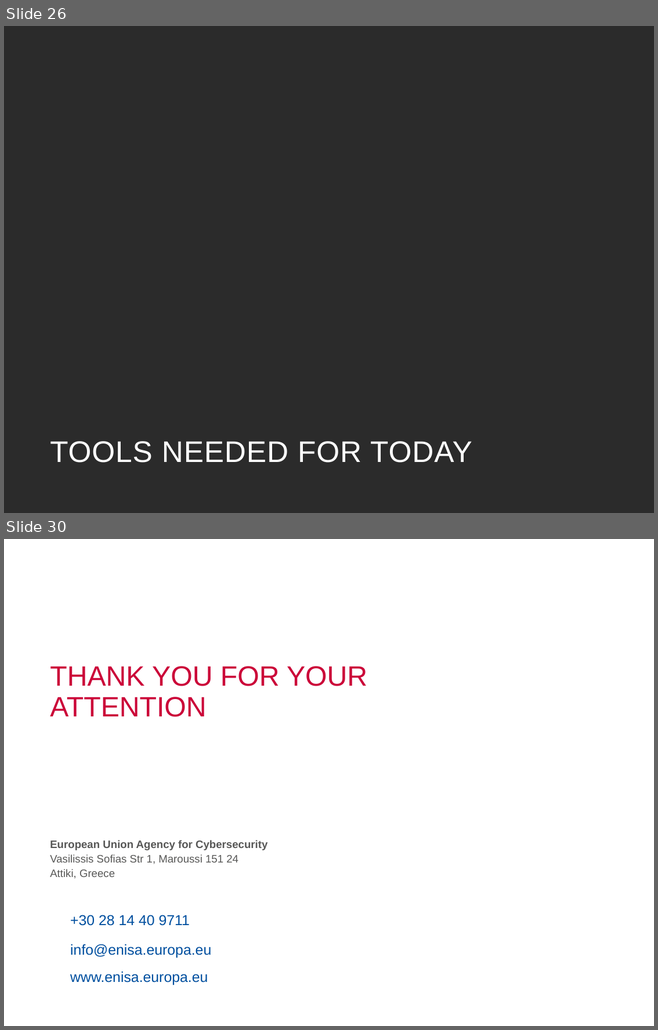
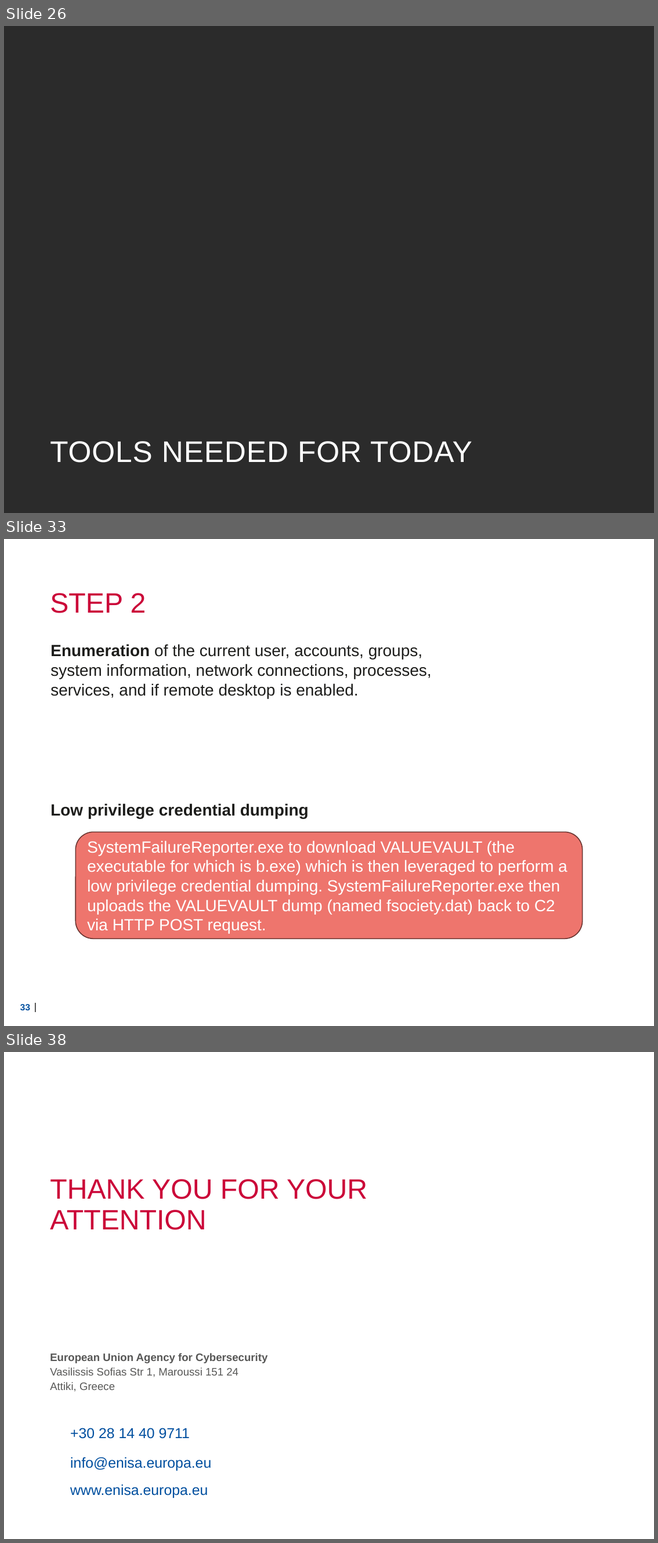
Before and after one commit to Lensver65/ESDC-BP, a slide deck: Cyber exercise.pptx. Shown one above the other, each under a label of ours: slides 26 and 30 before the commit, slides 26, 33 and 38 after it; the slides between them are not shown. The pictures are 658x1030 and 658x1543 pixels, drawn with LibreOffice and Linux fonts; fonts in the diff are those of the drawing; background and template pictures are left out; a plain dark background stands for a picture behind light text. Boxes give left, top, right and bottom in pixels: in the first picture for what was removed or moved away, otherwise in the second. Text is boxed around its words. In the diff, an @@ line names an element or a change of style, - is before the commit and + after.

```diff
--- a/Cyber exercise.pptx
+++ b/Cyber exercise.pptx
@@ slide 33 added at (x1=4, y1=539, x2=654, y2=1026), background picture (left out) @@
@@ title added at (x1=50, y1=593, x2=146, y2=613), 31 pt, text #CB0538 @@
+STEP 2
@@ text added at (x1=50, y1=644, x2=431, y2=699), 18 pt, text #1D1D1B @@
+Enumeration of the current user, accounts, groups, system information, network connections, processes, services, and if remote desktop is enabled.
@@ text added at (x1=50, y1=803, x2=308, y2=819), 18 pt, text #1D1D1B, bold @@
+Low privilege credential dumping
@@ rounded rectangle added at (x1=75, y1=832, x2=582, y2=939), fill #EE756D, outline #683330 1 pt, 18 pt, text #FFFFFF @@
+SystemFailureReporter.exe to download VALUEVAULT (the executable for which is b.exe) which is then leveraged to perform a low privilege credential dumping. SystemFailureReporter.exe then uploads the VALUEVAULT dump (named fsociety.dat) back to C2 via HTTP POST request.
@@ page number added at (x1=20, y1=1004, x2=30, y2=1011), 10 pt, text #004F9F, bold @@
+33
@@ line added from (35, 1004) to (35, 1012), #575756 1 pt @@
@@ what was slide 30 is now slide 38 @@
```
Also in this commit, not shown: 1 slide changed, 9 other slides added, 2 slides removed, 2 other files.
